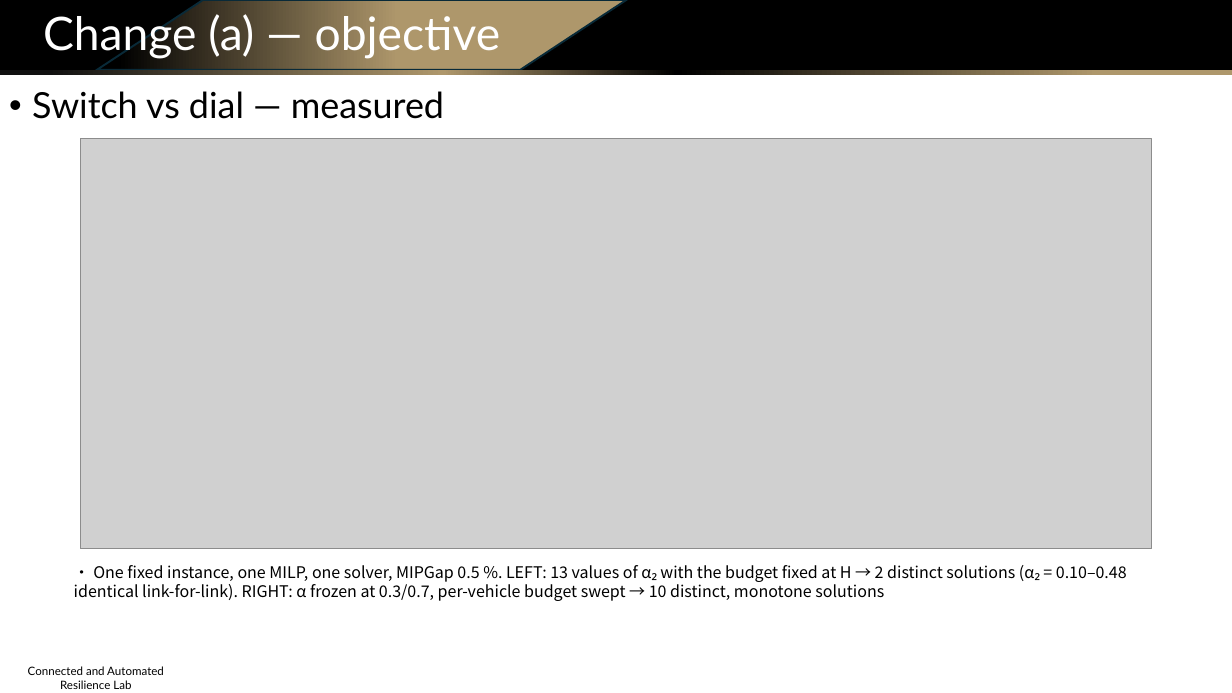
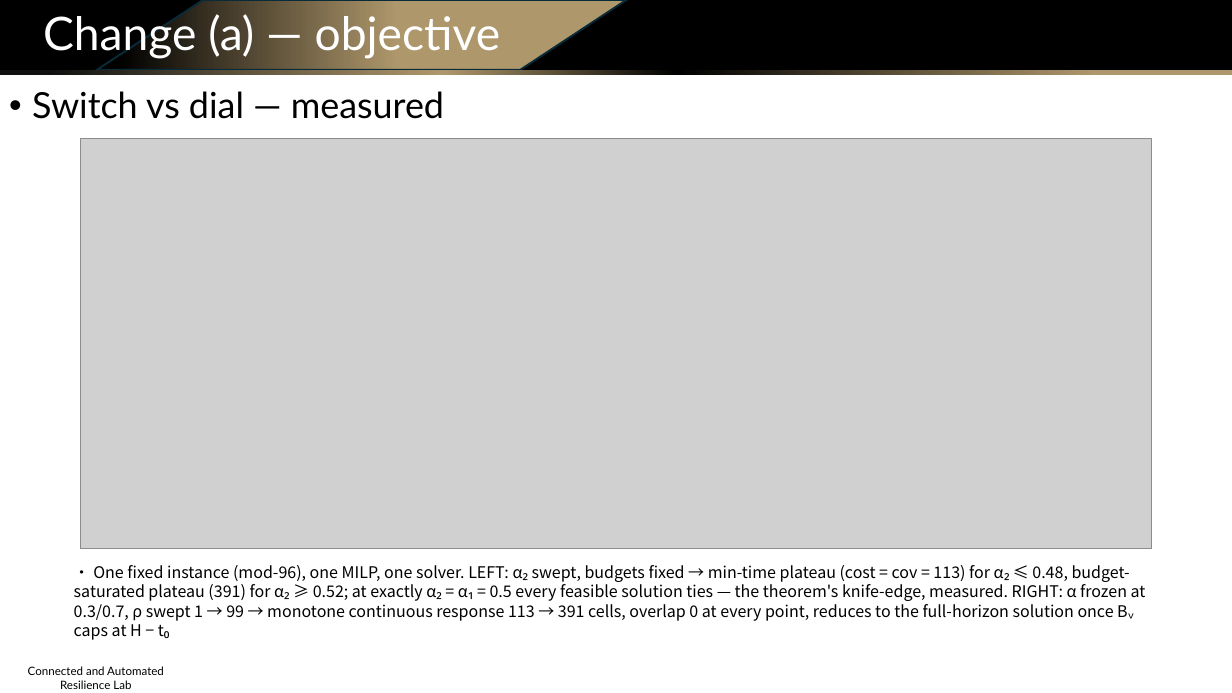
Before and after one commit to Dylan-Wyl10/RoboSense, a slide deck: slide 10 of experiments/20260804-budget-conditioning/ppt/sensing_routing_method_and_results.pptx. Drawn at 1232x693 pixels with LibreOffice and Linux fonts; fonts in the diff are those of the drawing; grey boxes stand for pictures; background and template pictures are left out. Boxes give left, top, right and bottom in pixels: in the first picture for what was removed or moved away, otherwise in the second. Text is boxed around its words. In the diff, an @@ line names an element or a change of style, - is before the commit and + after.

```diff
--- a/experiments/20260804-budget-conditioning/ppt/sensing_routing_method_and_results.pptx
+++ b/experiments/20260804-budget-conditioning/ppt/sensing_routing_method_and_results.pptx
@@ text at <box>74,565,1146,640</box>: text changed @@
-• One fixed instance, one MILP, one solver, MIPGap 0.5 %. LEFT: 13 values of α₂ with the budget fixed at H → 2 distinct solutions (α₂ = 0.10–0.48 identical link-for-link). RIGHT: α frozen at 0.3/0.7, per-vehicle budget swept → 10 distinct, monotone solutions
+• One fixed instance (mod-96), one MILP, one solver. LEFT: α₂ swept, budgets fixed → min-time plateau (cost = cov = 113) for α₂ ≤ 0.48, budget-saturated plateau (391) for α₂ ≥ 0.52; at exactly α₂ = α₁ = 0.5 every feasible solution ties — the theorem's knife-edge, measured. RIGHT: α frozen at 0.3/0.7, ρ swept 1 → 99 → monotone continuous response 113 → 391 cells, overlap 0 at every point, reduces to the full-horizon solution once Bᵥ caps at H − t₀
```
Also in this commit, not shown: 12 other slides changed, 26 other files.
